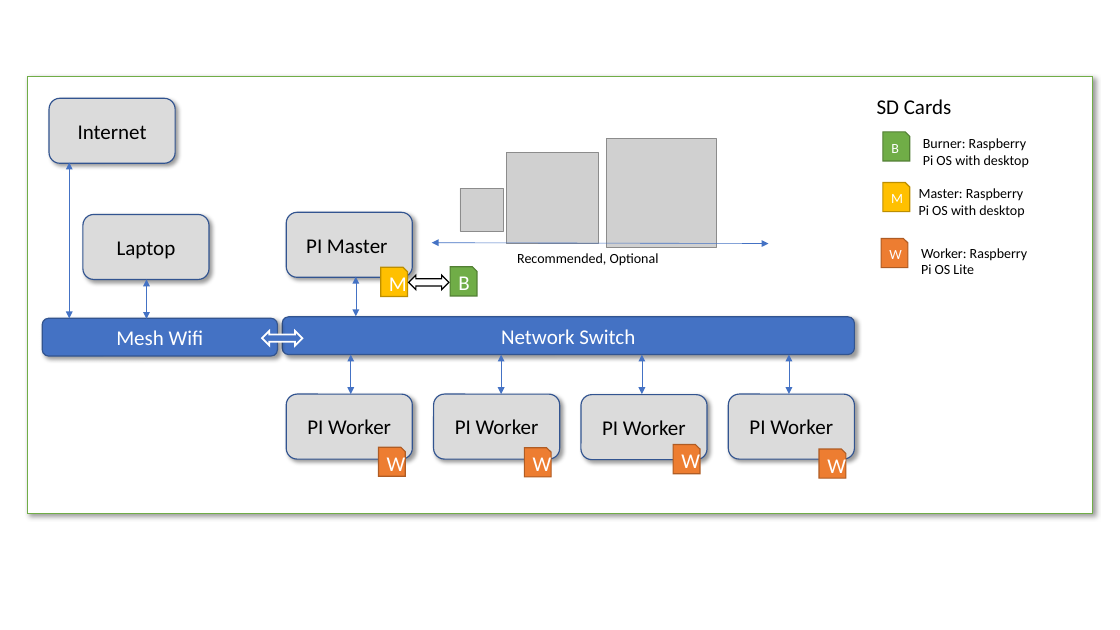
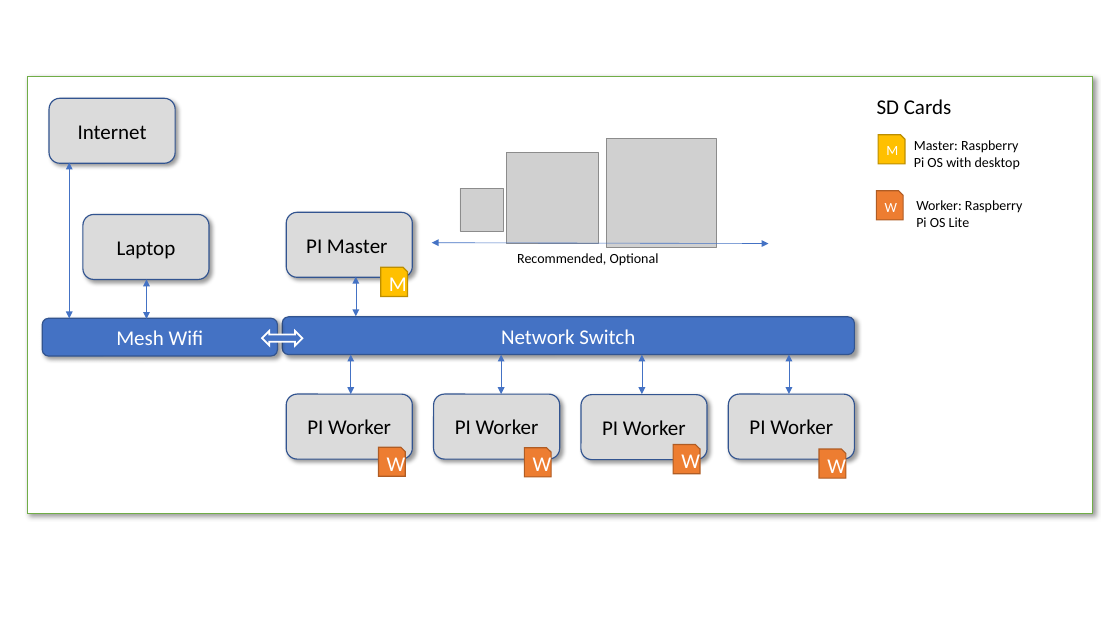
Before and after one commit to cloudmesh/cloudmesh-pi-burn, a slide deck: slide 3 of images/network.pptx. Drawn at 1120x630 pixels with LibreOffice and Linux fonts; fonts in the diff are those of the drawing; grey boxes stand for pictures. Boxes give left, top, right and bottom in pixels: in the first picture for what was removed or moved away, otherwise in the second. Text is boxed around its words. In the diff, an @@ line names an element or a change of style, - is before the commit and + after.

```diff
--- a/images/network.pptx
+++ b/images/network.pptx
@@ snip rect removed at [883,132,910,161] @@
-B
@@ 2 texts, 2 snip rects: place and size @@
-2 texts, 2 snip rects at [881,182,1027,274]
+2 texts, 2 snip rects at [876,134,1022,227]
@@ text removed at [923,138,1029,168] @@
-Burner: Raspberry
-Pi OS with desktop
@@ snip rect removed at [450,267,477,297] @@
-B
@@ left right arrow removed at [409,275,450,289] @@
```
Also in this commit, not shown: 1 other slide changed, 2 other files.
